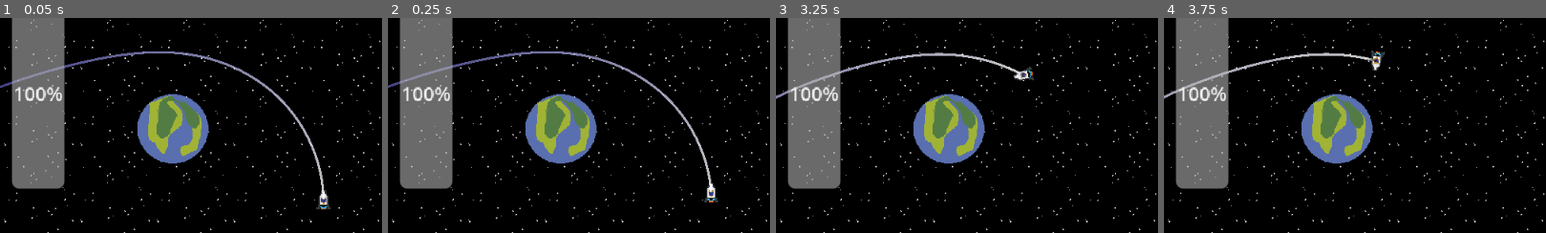
Above: before the commit, frames 1-4 (left to right).
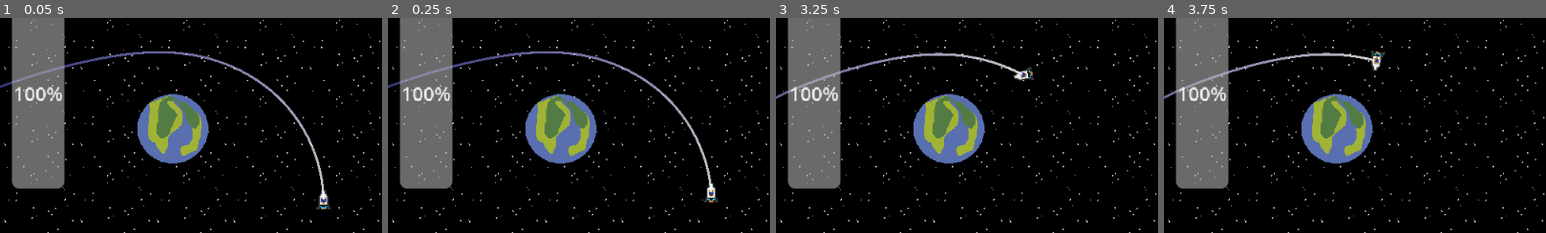
Above: after the commit, the same moments.

Repository: herboh/nBody
Game: Godot game, scene res://scene/main.tscn
Same seed, same stepped clock (60 frames per second), same inputs: the game is played once before the commit and once after it.
Inputs:
- Up to frame 1 (0.05 s): no input
- Up to frame 2 (0.25 s): no input
- Up to frame 3 (3.25 s): tap Enter at 0.5 s; hold Right (turn_right) 0.53-1.28 s; hold Left (turn_left) 1.28-2.03 s; hold Right (turn_right) 2.03-2.78 s; tap Space (thrust) at 2.75 s; hold Space (thrust) from 2.78 s (still down)
- Up to frame 4 (3.75 s): release Space (thrust) at 3.53 s; hold Left (turn_left) from 3.53 s (still down)
The pictures show only the part of the screen within x 0-50%, y 33-83%; the shares and areas given below are measured in that part.

The runs differ from the first frame. In frame 1, less than 0.1% of the frame differs, in the area x 0-85%, y 15-85%; in frame 2, less than 0.1%; in frame 3, 0.2%; in frame 4, 0.3%, in the area x 0-56%, y 16-38%.

Commit message:
Simplified trajectory line to just be time & distance based w/ fixed update rat

Diff:
--- a/scene/main.tscn
+++ b/scene/main.tscn
@@ -4,9 +4,82 @@
 [ext_resource type="PackedScene" uid="uid://cag0o1rt8kaol" path="res://scene/ship.tscn" id="1_itxqv"]
 [ext_resource type="Texture2D" uid="uid://bpj60xeep7b5h" path="res://assets/starfield_tile.png" id="2_0ha60"]
 [ext_resource type="PackedScene" uid="uid://eqv106qo08fm" path="res://scene/planet.tscn" id="3_brvut"]
-[ext_resource type="Script" uid="uid://cd0kmh7fxfeko" path="res://script/OrbitDebug.gd" id="4_brvut"]
 [ext_resource type="Script" uid="uid://ccey22v3wjvvc" path="res://script/TrajectoryLine.gd" id="5_4j5ol"]
 [ext_resource type="Script" uid="uid://8v5m3eriooar" path="res://script/UI.gd" id="7_p1hux"]
+
+[sub_resource type="GDScript" id="GDScript_4j5ol"]
+script/source = "extends Node
+
+@onready var solar_system = get_parent()
+@onready var ship = solar_system.get_node(\"Ship\")
+
+var planets = []
+var initial_data: OrbitalPhysics.OrbitalData
+var log_timer: float = 0.0
+var setup_timer: float = 0.0
+var orbit_rotations: float = 0.0
+var last_angle: float = 0.0
+
+func _ready():
+	# More robust planet detection
+	for child in solar_system.get_children():
+		if child.has_method(\"get_radius\") and child.has_method(\"get_global_position\"):
+			planets.append(child)
+	print(\"OrbitDebug: Found %d planets\" % planets.size())
+
+func _physics_process(delta):
+	if planets.size() == 0: return
+
+	# Wait for setup
+	if setup_timer < 0.1:
+		setup_timer += delta
+		return
+
+	# Establish baseline once
+	if not initial_data:
+		initial_data = OrbitalPhysics.analyze_orbit(ship.global_position, ship.linear_velocity, planets)
+		if initial_data.primary:
+			var r = ship.global_position - initial_data.primary.global_position
+			last_angle = atan2(r.y, r.x)
+		print(\"OrbitDebug: Baseline - Energy=%.1f\" % initial_data.energy)
+		return
+
+	# Log periodically
+	log_timer += delta
+	if log_timer >= 0.4:
+		log_timer = 0.0
+		log_status()
+
+func log_status():
+	var data = OrbitalPhysics.analyze_orbit(ship.global_position, ship.linear_velocity, planets)
+	if not data.primary: return
+
+	var r = ship.global_position - data.primary.global_position
+	var dist = r.length()
+	var speed = ship.linear_velocity.length()
+
+	# Track orbit rotations
+	var angle = atan2(r.y, r.x)
+	var angle_diff = angle - last_angle
+	if angle_diff > PI: angle_diff -= 2 * PI
+	elif angle_diff < -PI: angle_diff += 2 * PI
+	orbit_rotations += abs(angle_diff) / (2 * PI)
+	last_angle = angle
+
+	# Calculate drift
+	var energy_drift = 0.0
+	if abs(initial_data.energy) > 0.001:
+		energy_drift = (data.energy - initial_data.energy) / abs(initial_data.energy) * 100.0
+
+	print(\"=== Orbits: %.2f | Dist: %.1f | Speed: %.1f ===\" % [orbit_rotations, dist, speed])
+	print(\"State: %s | Energy drift: %+.2f%%\" % [OrbitalPhysics.get_status_text(data), energy_drift])
+
+	if abs(energy_drift) > 1.0:
+		print(\"⚠️ HIGH ENERGY DRIFT!\")
+	if dist < 100:
+		print(\"🔥 TOO CLOSE TO PLANET!\")
+	print(\"---\")
+"
 
 [node name="Main" type="Node2D"]
 
@@ -31,7 +104,7 @@
 position = Vector2(471, 273)
 
 [node name="OrbitDebug" type="Node" parent="SolarSystem"]
-script = ExtResource("4_brvut")
+script = SubResource("GDScript_4j5ol")
 
 [node name="TrajectoryLine" type="Line2D" parent="SolarSystem"]
 script = ExtResource("5_4j5ol")
--- a/script/OrbitDebug.gd
+++ /dev/null
@@ -1,71 +0,0 @@
-extends Node
-
-@onready var solar_system = get_parent()
-@onready var ship = solar_system.get_node("Ship")
-
-var planets = []
-var initial_data: OrbitalPhysics.OrbitalData
-var log_timer: float = 0.0
-var setup_timer: float = 0.0
-var orbit_rotations: float = 0.0
-var last_angle: float = 0.0
-
-func _ready():
-	# More robust planet detection
-	for child in solar_system.get_children():
-		if child.has_method("get_radius") and child.has_method("get_global_position"):
-			planets.append(child)
-	print("OrbitDebug: Found %d planets" % planets.size())
-
-func _physics_process(delta):
-	if planets.size() == 0: return
-
-	# Wait for setup
-	if setup_timer < 0.1:
-		setup_timer += delta
-		return
-
-	# Establish baseline once
-	if not initial_data:
-		initial_data = OrbitalPhysics.analyze_orbit(ship.global_position, ship.linear_velocity, planets)
-		if initial_data.primary:
-			var r = ship.global_position - initial_data.primary.global_position
-			last_angle = atan2(r.y, r.x)
-		print("OrbitDebug: Baseline - Energy=%.1f" % initial_data.energy)
-		return
-
-	# Log periodically
-	log_timer += delta
-	if log_timer >= 0.4:
-		log_timer = 0.0
-		log_status()
-
-func log_status():
-	var data = OrbitalPhysics.analyze_orbit(ship.global_position, ship.linear_velocity, planets)
-	if not data.primary: return
-
-	var r = ship.global_position - data.primary.global_position
-	var dist = r.length()
-	var speed = ship.linear_velocity.length()
-
-	# Track orbit rotations
-	var angle = atan2(r.y, r.x)
-	var angle_diff = angle - last_angle
-	if angle_diff > PI: angle_diff -= 2 * PI
-	elif angle_diff < -PI: angle_diff += 2 * PI
-	orbit_rotations += abs(angle_diff) / (2 * PI)
-	last_angle = angle
-
-	# Calculate drift
-	var energy_drift = 0.0
-	if abs(initial_data.energy) > 0.001:
-		energy_drift = (data.energy - initial_data.energy) / abs(initial_data.energy) * 100.0
-
-	print("=== Orbits: %.2f | Dist: %.1f | Speed: %.1f ===" % [orbit_rotations, dist, speed])
-	print("State: %s | Energy drift: %+.2f%%" % [OrbitalPhysics.get_status_text(data), energy_drift])
-
-	if abs(energy_drift) > 1.0:
-		print("⚠️ HIGH ENERGY DRIFT!")
-	if dist < 100:
-		print("🔥 TOO CLOSE TO PLANET!")
-	print("---")
--- a/script/OrbitalPhysics.gd
+++ b/script/OrbitalPhysics.gd
@@ -16,7 +16,7 @@
 const STABLE_DISTANCE_MULTIPLIER: float = 3.0
 const SAFE_PERIAPSIS_MULTIPLIER: float = 2.0
 
-# Analysis caching (built-in OrbitalAnalyzer functionality)
+# Analysis caching
 const POSITION_THRESHOLD: float = 5.0
 const VELOCITY_THRESHOLD: float = 10.0
 const MIN_ANALYSIS_INTERVAL: float = 0.1
@@ -42,7 +42,7 @@
 func _ready():
 	_cached_orbital_data = OrbitalData.new()
 
-# === CORE PHYSICS FUNCTIONS ===
+# === CORE PHYSICS ===
 
 func get_gravity_at(pos: Vector2, sources: Array) -> Vector2:
 	"""Calculate gravitational acceleration at position"""
--- a/script/Planet.gd
+++ b/script/Planet.gd
@@ -6,7 +6,6 @@
 func _ready():
 	pass
 
-# Consistent interface - always use these methods
 func get_radius() -> float:
 	return radius
 
--- a/script/SolarSystem.gd
+++ b/script/SolarSystem.gd
@@ -18,17 +18,9 @@
 func discover_planets():
 	planets.clear()
 	for child in get_children():
-		print("Checking child: ", child.name, " | Type: ", child.get_class())
-		print("  Has get_radius: ", child.has_method("get_radius"))
-		print("  Has get_mass: ", child.has_method("get_mass"))
-		print("  Script: ", child.get_script())
-
 		if child.has_method("get_radius") and child.has_method("get_mass"):
 			planets.append(child)
-			print("  ✓ Added as planet")
-		else:
-			print("  ✗ Skipped - missing methods")
-		print("---")
+
 func setup_trajectory_system():
 	trajectory_line.ship = ship
 	trajectory_line.physics_world = self
--- a/script/TrajectoryLine.gd
+++ b/script/TrajectoryLine.gd
@@ -4,7 +4,10 @@
 @export var prediction_time_fallback: float = 12.0
 @export var max_points: int = 600
 @export var adaptive_time_step: bool = true
-@export var update_interval: float = 0.04  # Made configurable
+@export var update_interval: float = 0.002  # Made configurable
+
+const MAX_TRAJECTORY_DISTANCE: float = 1500.0
+const MAX_TRAJECTORY_TIME: float = 20.0
 
 var ship: RigidBody2D
 var physics_world: Node
@@ -28,53 +31,49 @@
 	gradient = grad
 
 func _process(delta: float):
+	if not ship or not physics_world:
+		return
+
+	# Simple timer - update every 0.04 seconds regardless
 	_update_timer += delta
-	if _update_timer < update_interval:
+	if _update_timer < 0.04:  # Or even 0.02 for more responsive
 		return
 	_update_timer = 0.0
-	update_trajectory()
-
-func should_update_trajectory() -> bool:
-	if not ship:
-		return false
-
-	var pos_delta = (ship.global_position - _last_ship_position).length()
-	var vel_delta = (ship.linear_velocity - _last_ship_velocity).length()
-
-	return pos_delta > MOVEMENT_THRESHOLD or vel_delta > VELOCITY_THRESHOLD
-
-func update_trajectory():
-	if not should_update_trajectory():
-		return
 
 	clear_points()
 
-	var planets = get_planets_safely()
+	var planets: Array = physics_world.get_planets()
 	if planets.is_empty():
 		return
 
-	var path = calculate_trajectory_path(planets)
-	if path.size() < 2:
-		return
+	var data: OrbitalPhysics.OrbitalData = OrbitalPhysics.analyze_orbit(
+		ship.global_position,
+		ship.linear_velocity,
+		planets
+	)
 
-	_last_ship_position = ship.global_position
-	_last_ship_velocity = ship.linear_velocity
-	_cached_path = path
+	var horizon: float = min(prediction_time_fallback, MAX_TRAJECTORY_TIME)
+	if data and data.primary and data.period > 0.0:
+		horizon = clamp(data.period * 1.5, 2.0, MAX_TRAJECTORY_TIME)
 
-	for point in path:
-		add_point(point)
+	# Calculate adaptive time step
+	var dt: float = 1.0 / float(Engine.physics_ticks_per_second)
+	if adaptive_time_step:
+		var speed: float = ship.linear_velocity.length()
+		var min_distance_to_planet: float = INF
 
-func get_planets_safely() -> Array:
-	"""Safely get planets from physics world"""
-	if physics_world and physics_world.has_method("get_planets"):
-		return physics_world.get_planets()
-	return []
+		for planet in planets:
+			var dist: float = (ship.global_position - planet.global_position).length()
+			min_distance_to_planet = min(min_distance_to_planet, dist)
 
-func calculate_trajectory_path(planets: Array) -> PackedVector2Array:
-	var horizon = calculate_prediction_horizon(planets)
-	var steps = calculate_optimal_steps(horizon)
+		# Smaller time steps when moving fast or close to planets
+		var speed_factor: float = clamp(speed / 200.0, 0.5, 2.0)
+		var proximity_factor: float = clamp(300.0 / min_distance_to_planet, 0.5, 3.0)
+		dt = dt / (speed_factor * proximity_factor)
 
-	return OrbitalPhysics.predict_trajectory_verlet(
+	var steps: int = int(clamp(horizon / dt, 50, max_points))
+
+	var path: PackedVector2Array = OrbitalPhysics.predict_trajectory_verlet(
 		ship.global_position,
 		ship.linear_velocity,
 		planets,
@@ -82,31 +81,15 @@
 		steps
 	)
 
-func calculate_prediction_horizon(planets: Array) -> float:
-	if not physics_world or not physics_world.has_method("get_current_orbital_data"):
-		return prediction_time_fallback
+	if path.size() < 2:
+		return
 
-	var orbital_data = physics_world.get_current_orbital_data()
-	if orbital_data and orbital_data.primary and orbital_data.period > 0.0:
-		return clamp(orbital_data.period * 1.5, 5.0, 60.0)
-
-	return prediction_time_fallback
-
-func calculate_optimal_steps(horizon: float) -> int:
-	var dt = 1.0 / float(Engine.physics_ticks_per_second)
-	return int(clamp(horizon / dt, 50, max_points))
-
-func get_minimum_planet_distance() -> float:
-	var planets = get_planets_safely()
-	var min_distance = INF
-	for planet in planets:
-		var distance = (ship.global_position - planet.global_position).length()
-		min_distance = min(min_distance, distance)
-	return min_distance
-
+	for point in path:
+		var distance_from_start = (point - ship.global_position).length()
+		if distance_from_start > MAX_TRAJECTORY_DISTANCE:
+			break
+		add_point(point)
 # Optional: Force immediate update (useful for sudden velocity changes)
 func force_update():
 	"""Force immediate trajectory recalculation"""
-	_last_ship_position = Vector2.ZERO
-	_last_ship_velocity = Vector2.ZERO
-	update_trajectory()
+	_update_timer = update_interval  # Trigger update on next frame
